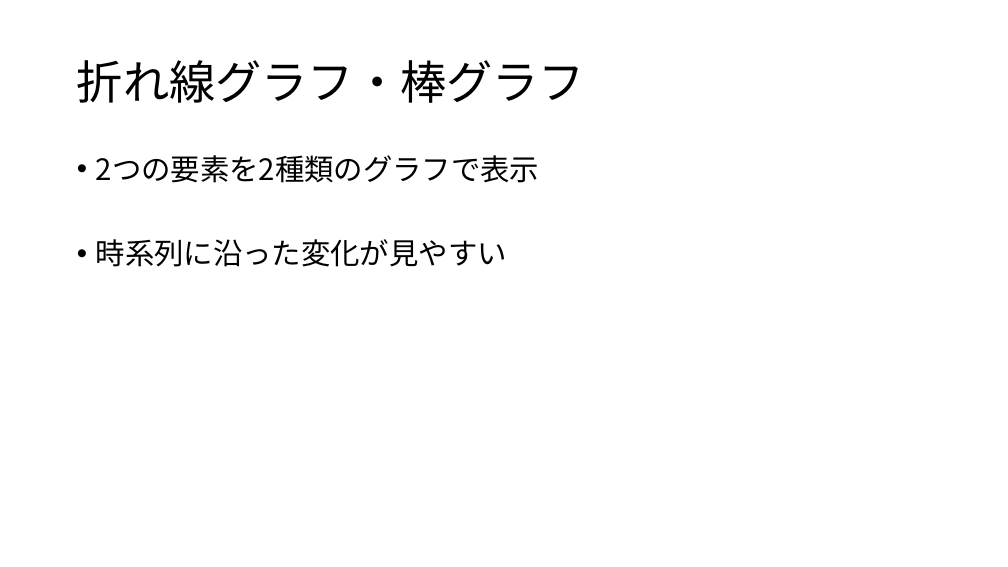
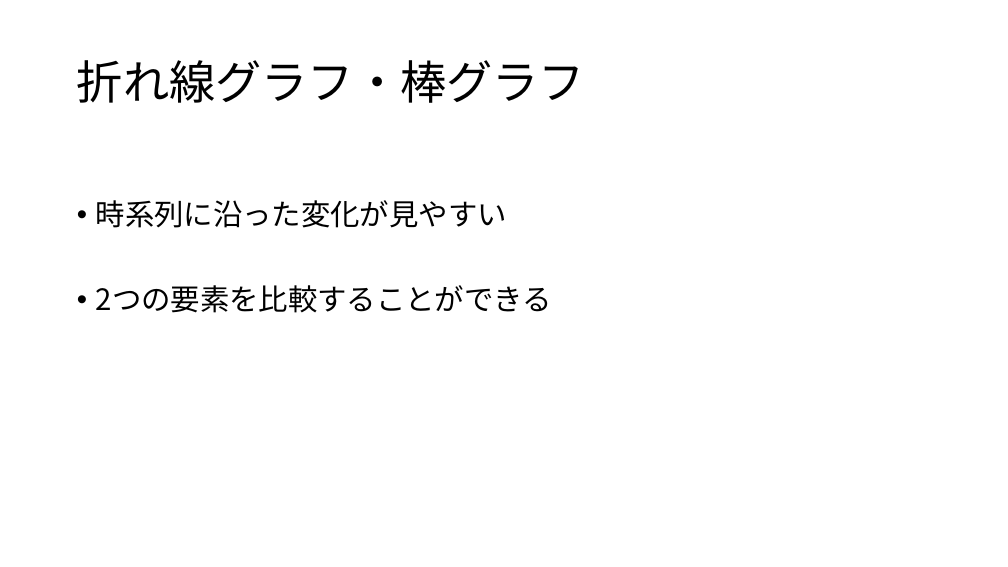
Before and after one commit to erevest-cobalt/3pro, a slide deck: slide 13 of 統計データの可視化.pptx (slide 6 before the commit). Drawn at 1008x567 pixels with LibreOffice and Linux fonts; fonts in the diff are those of the drawing. Boxes give left, top, right and bottom in pixels: in the first picture for what was removed or moved away, otherwise in the second. Text is boxed around its words. In the diff, an @@ line names an element or a change of style, - is before the commit and + after.

```diff
--- a/統計データの可視化.pptx
+++ b/統計データの可視化.pptx
@@ text at [96, 155, 540, 183]: paragraph removed @@
-• 2つの要素を2種類のグラフで表示
@@ text at [96, 285, 552, 313]: paragraph added @@
+• 2つの要素を比較することができる
```
Also in this commit, not shown: 2 other slides changed, 5 slides added, 3 slides removed.
